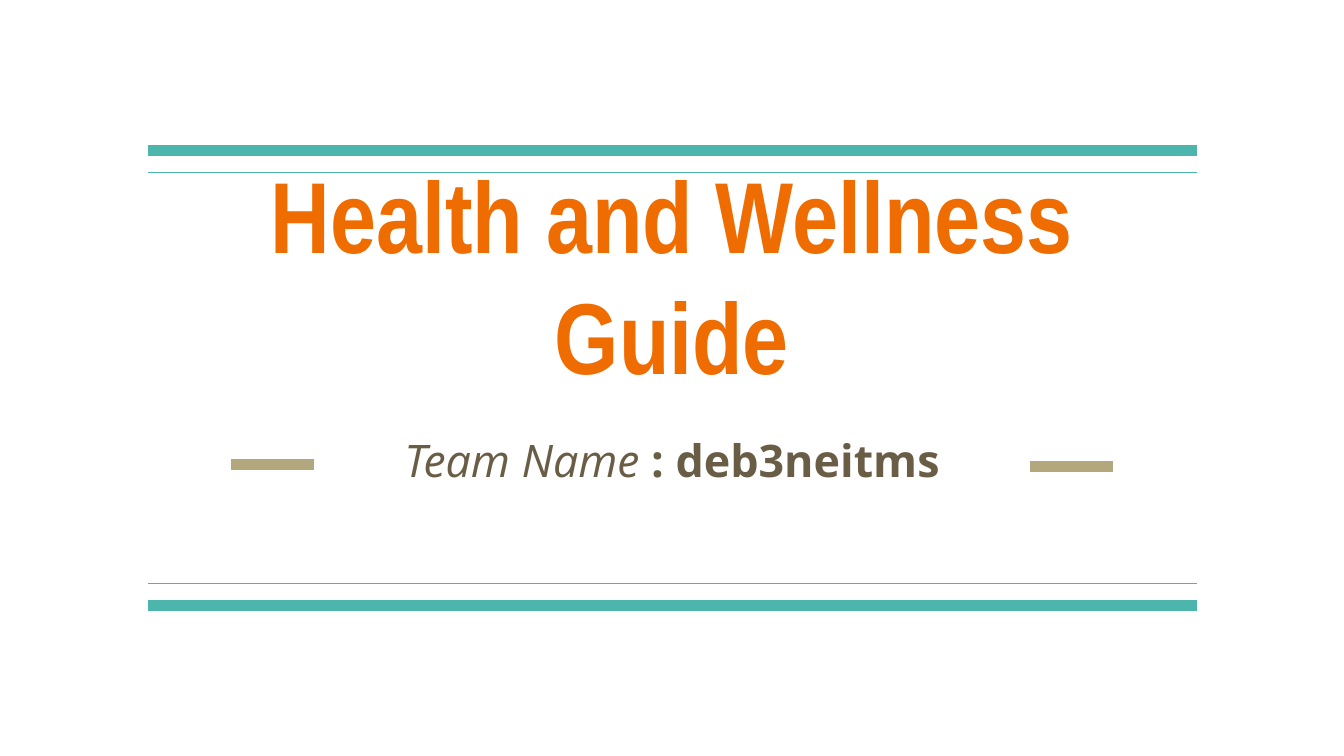
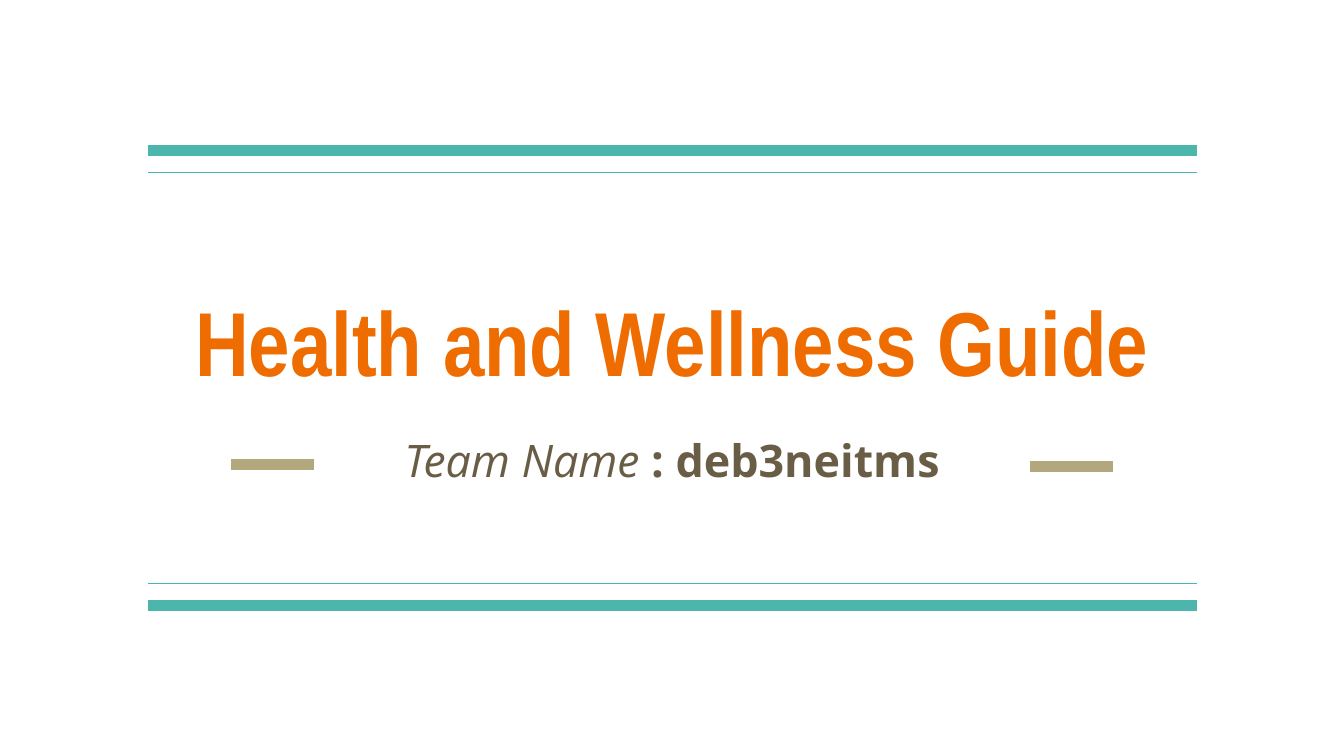
Before and after one commit to kdb04/ai-chatbot, a slide deck: slide 1 of Health and Wellness Guide.pptx. Drawn at 1344x756 pixels with LibreOffice and Linux fonts; fonts in the diff are those of the drawing. Boxes give left, top, right and bottom in pixels: in the first picture for what was removed or moved away, otherwise in the second. Text is boxed around its words. In the diff, an @@ line names an element or a change of style, - is before the commit and + after.

```diff
--- a/Health and Wellness Guide.pptx
+++ b/Health and Wellness Guide.pptx
@@ title "Health and Wellness Guide": place and size @@
-title "Health and Wellness Guide" at <box>271,172,1073,375</box>
+title "Health and Wellness Guide" at <box>195,310,1149,377</box>
@@ title "Health and Wellness Guide" at <box>195,310,1149,377</box>: size 54 to 48.6 pt @@
```
Also in this commit, not shown: 3 other slides changed, 3 other files.
